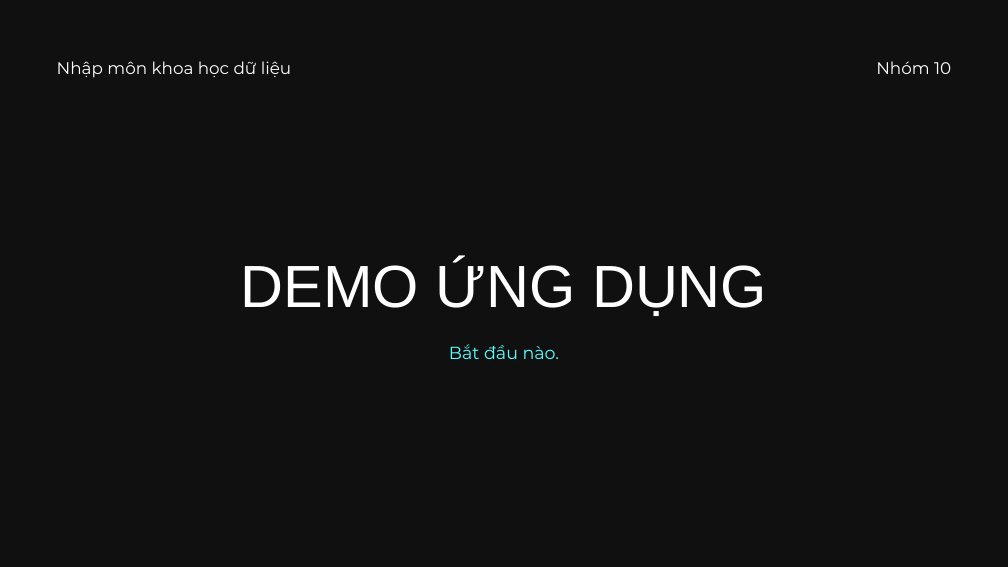
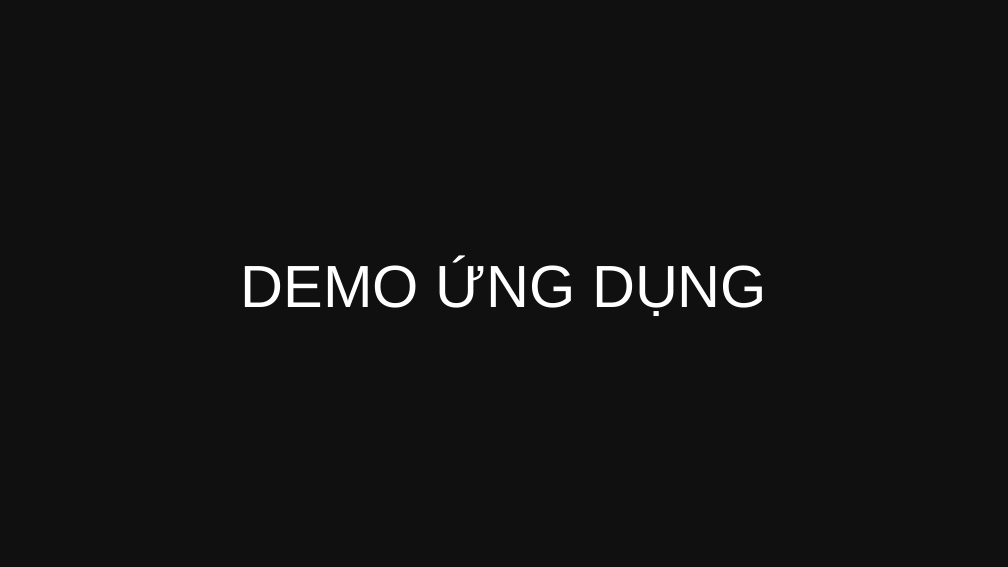
Before and after one commit to LionelMessi-M10/music-recommendation-system, a slide deck: slide 11 of Music-Recommendation-System.pptx. Drawn at 1008x567 pixels with LibreOffice and Linux fonts; fonts in the diff are those of the drawing. Boxes give left, top, right and bottom in pixels: in the first picture for what was removed or moved away, otherwise in the second. Text is boxed around its words. In the diff, an @@ line names an element or a change of style, - is before the commit and + after.

```diff
--- a/Music-Recommendation-System.pptx
+++ b/Music-Recommendation-System.pptx
@@ text removed at <box>57,61,291,78</box> @@
-Nhập môn khoa học dữ liệu
@@ text removed at <box>876,61,951,74</box> @@
-Nhóm 10
@@ text removed at <box>449,344,560,359</box> @@
-Bắt đầu nào.
```
Also in this commit, not shown: 5 other slides changed, 3 other files.
